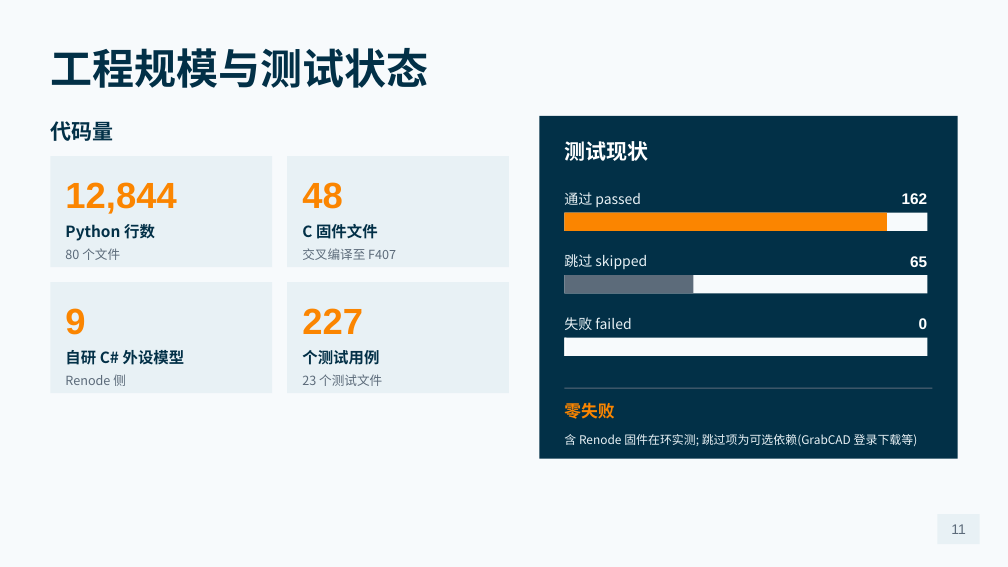
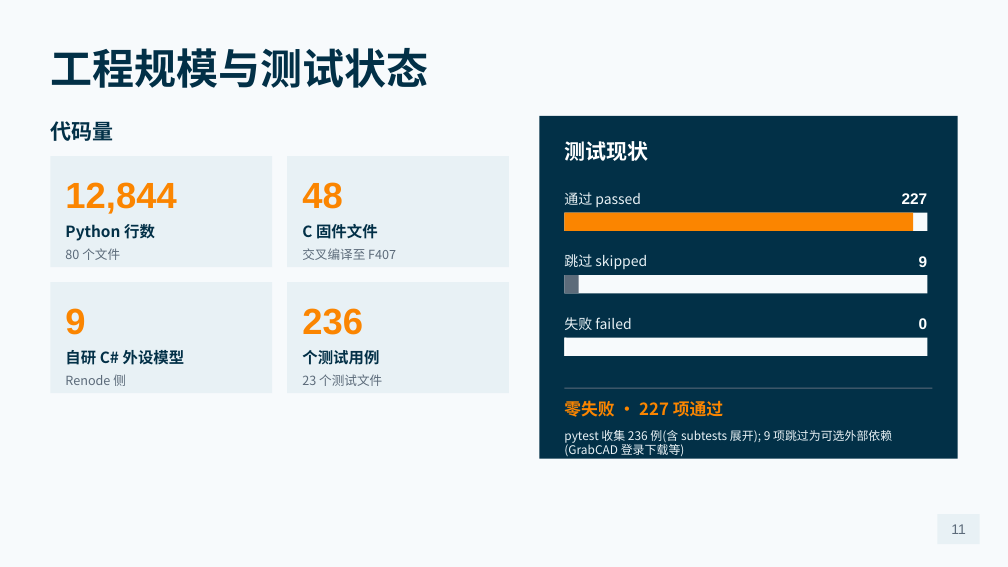
Before and after one commit to superfansizhe-beep/mujoco-renode-twin, a slide deck: slide 11 of docs/mujoco-renode-twin-defense.pptx. Drawn at 1008x567 pixels with LibreOffice and Linux fonts; fonts in the diff are those of the drawing. Boxes give left, top, right and bottom in pixels: in the first picture for what was removed or moved away, otherwise in the second. Text is boxed around its words. In the diff, an @@ line names an element or a change of style, - is before the commit and + after.

Commit message:
defense: 更新测试数据为 227 通过 / 9 跳过 / 0 失败

```diff
--- a/docs/mujoco-renode-twin-defense.pptx
+++ b/docs/mujoco-renode-twin-defense.pptx
@@ text at <box>902,193,928,204</box>: text changed @@
-162
+227
@@ rectangle: place and size @@
-rectangle at <box>564,213,887,231</box>
+rectangle at <box>564,213,913,231</box>
@@ text at <box>919,256,928,267</box>: text changed @@
-65
+9
@@ rectangle: place and size @@
-rectangle at <box>564,275,694,293</box>
+rectangle at <box>564,275,579,293</box>
@@ rectangle at <box>564,275,579,293</box>: proportions changed @@
@@ text at <box>302,308,363,335</box>: text changed @@
-227
+236
@@ text at <box>564,400,723,417</box>: text changed @@
-零失败
+零失败 · 227 项通过
@@ text at <box>564,430,892,456</box>: text changed @@
-含 Renode 固件在环实测; 跳过项为可选依赖(GrabCAD 登录下载等)
+pytest 收集 236 例(含 subtests 展开); 9 项跳过为可选外部依赖(GrabCAD 登录下载等)
```
Also in this commit, not shown: 1 other file.
